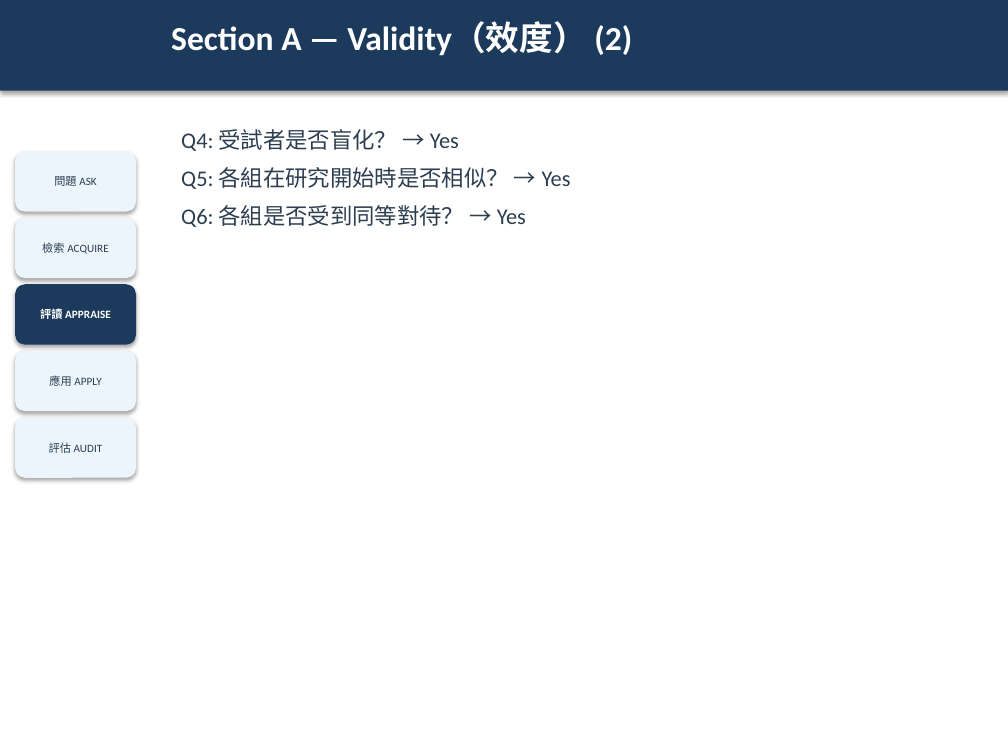
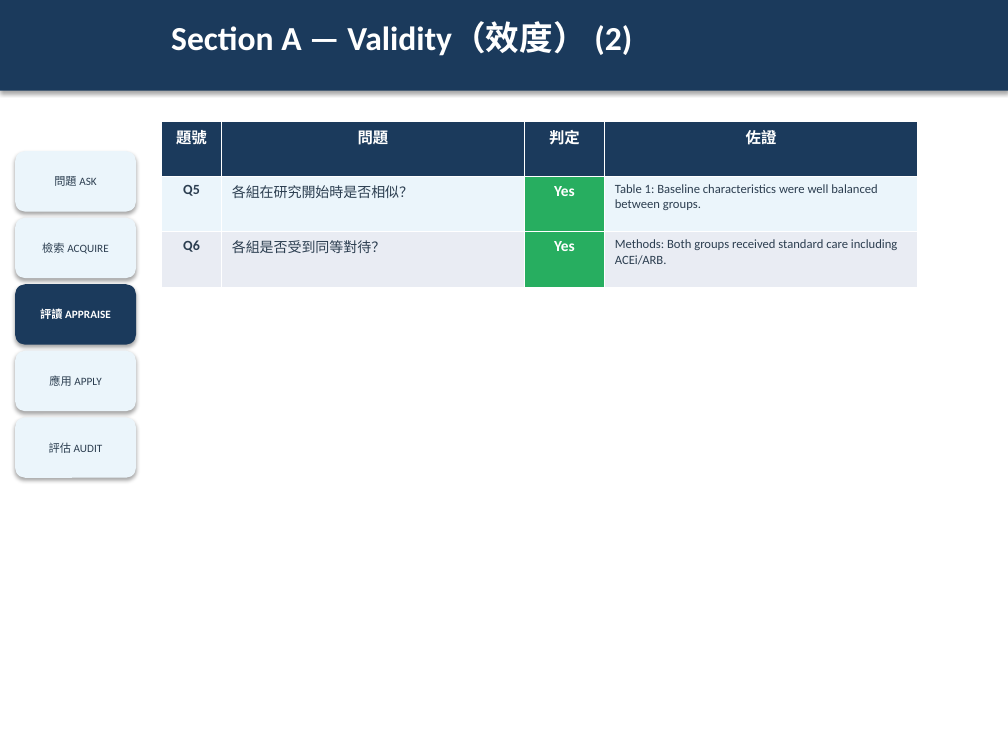
Before and after one commit to platypus31/ebm-report-pipeline, a slide deck: slide 25 of projects/example-sglt2i-ckd/06_slides/ebm-report.pptx (slide 12 before the commit). Drawn at 1008x756 pixels with LibreOffice and Linux fonts; fonts in the diff are those of the drawing. Boxes give left, top, right and bottom in pixels: in the first picture for what was removed or moved away, otherwise in the second. Text is boxed around its words. In the diff, an @@ line names an element or a change of style, - is before the commit and + after.

```diff
--- a/projects/example-sglt2i-ckd/06_slides/ebm-report.pptx
+++ b/projects/example-sglt2i-ckd/06_slides/ebm-report.pptx
@@ table added at (161, 121, 917, 287), 3 rows, 4 columns @@
+題號 | 問題 | 判定 | 佐證
+Q5 | 各組在研究開始時是否相似？ | Yes | Table 1: Baseline characteristics were well balanced between groups.
+Q6 | 各組是否受到同等對待？ | Yes | Methods: Both groups received standard care including ACEi/ARB.
@@ text removed at (181, 129, 571, 227) @@
-Q4: 受試者是否盲化？ → Yes
-Q5: 各組在研究開始時是否相似？ → Yes
-Q6: 各組是否受到同等對待？ → Yes
```
Also in this commit, not shown: 13 other slides changed, 22 slides added, 2 other files.
